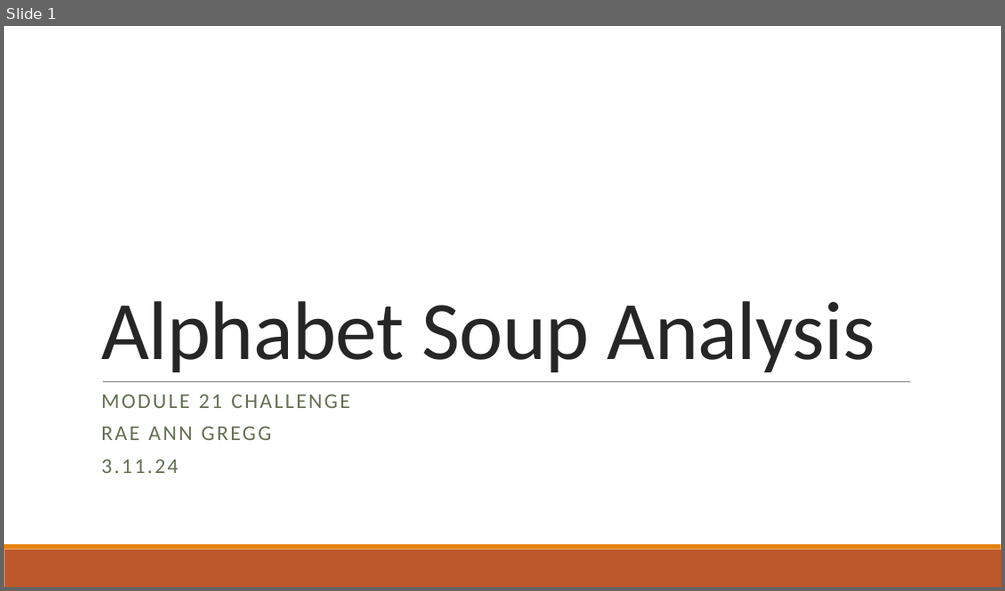
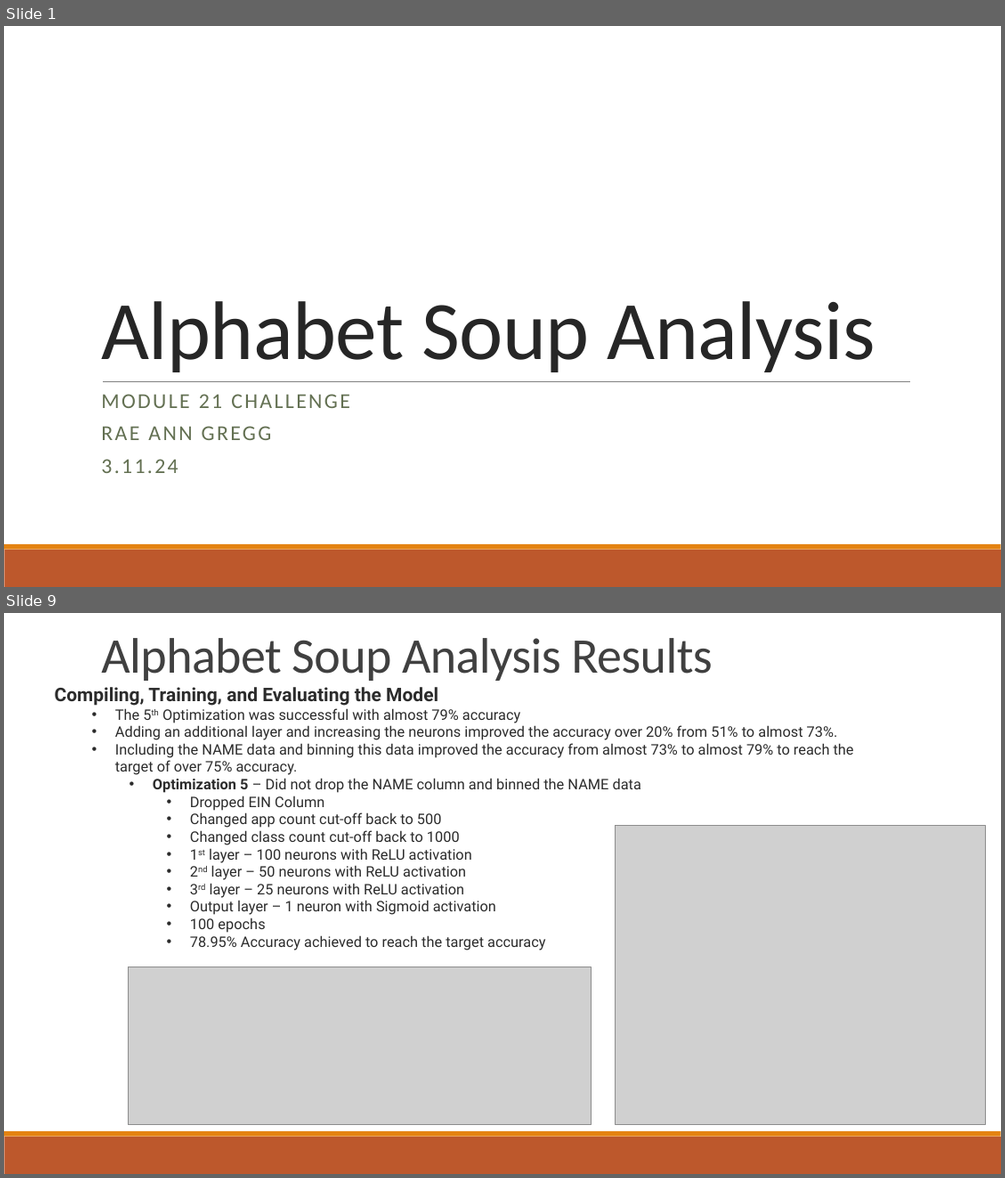
Before and after one commit to RaeAnnG/deep-learning-challenge, a slide deck: Alphabet Soup Analysis.pptx. Shown one above the other, each under a label of ours: slide 1 before the commit, slides 1 and 9 after it; the slides between them are not shown. The pictures are 1005x591 and 1005x1178 pixels, drawn with LibreOffice and Linux fonts; fonts in the diff are those of the drawing; grey boxes stand for pictures. Boxes give left, top, right and bottom in pixels: in the first picture for what was removed or moved away, otherwise in the second. Text is boxed around its words. In the diff, an @@ line names an element or a change of style, - is before the commit and + after.

Commit message:
Add files via upload
Updated Analysis Files 3.11.24

```diff
--- a/Alphabet Soup Analysis.pptx
+++ b/Alphabet Soup Analysis.pptx
@@ slide 9 added at [4, 613, 1001, 1174], background #FFFFFF; not listed: 2 template elements that a slide beside it also shows @@
@@ title added at [101, 638, 712, 681], 48 pt, text #404040 @@
+Alphabet Soup Analysis Results
@@ text added at [55, 687, 854, 950], 14 pt, text #2B2B2B @@
+Compiling, Training, and Evaluating the Model
+  • The 5th Optimization was successful with almost 79% accuracy
+  • Adding an additional layer and increasing the neurons improved the accuracy over 20% from 51% to almost 73%.
+  • Including the NAME data and binning this data improved the accuracy from almost 73% to almost 79% to reach the target of over 75% accuracy.
+    • Optimization 5 – Did not drop the NAME column and binned the NAME data
+      • Dropped EIN Column
+      • Changed app count cut-off back to 500
+      • Changed class count cut-off back to 1000
+      • 1st layer – 100 neurons with ReLU activation
+      • 2nd layer – 50 neurons with ReLU activation
+      • 3rd layer – 25 neurons with ReLU activation
+      • Output layer – 1 neuron with Sigmoid activation
+      • 100 epochs
+      • 78.95% Accuracy achieved to reach the target accuracy
@@ picture added at [615, 826, 985, 1126] @@
@@ picture added at [128, 966, 591, 1126] @@
```
Also in this commit, not shown: 5 slides changed, 2 other slides added, 1 other file.
